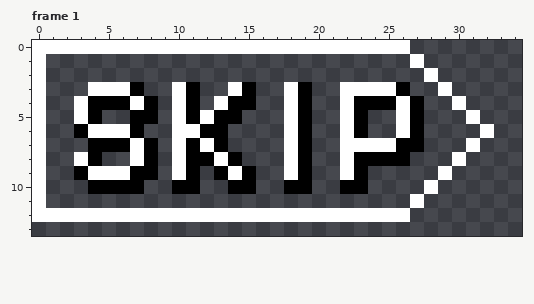
Pixel-art file: src/UI/Controls/SkipButton/skip-button.aseprite. The first picture shows the starting point.
35x14 pixels, 1 frame. Shown: frame 1. The commit also changed other frames, which this record leaves out.
After the commit:
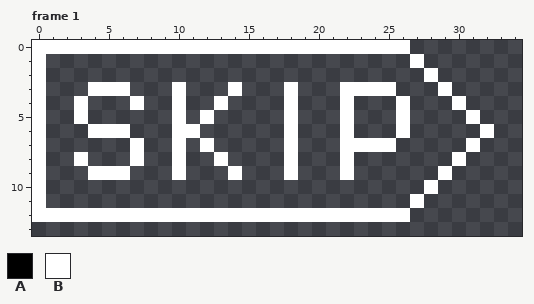
Palette (. is transparent): A #000000  B #ffffff
Edits made:
--- frame 1, layer "text"
@@ x 0..34 @@
  2 B...........................B......
- 3 B...BBBA..BA..BA..BA..BBBBA..B.....
- 4 B..BAAABA.BA.BAA..BA..BAAABA..B....
- 5 B..BA..AA.BABAA...BA..BA..BA...B...
- 6 B..ABBBA..BBAA....BA..BA..BA....B..
- 7 B...AAABA.BABA....BA..BBBBAA...B...
- 8 B..BA..BA.BAABA...BA..BAAAA...B....
- 9 B..ABBBAA.BA.ABA..BA..BA.....B.....
-10 B...AAAA..AA..AA..AA..AA....B......
+ 3 B...BBB...B...B...B...BBBB...B.....
+ 4 B..B...B..B..B....B...B...B...B....
+ 5 B..B......B.B.....B...B...B....B...
+ 6 B...BBB...BB......B...B...B.....B..
+ 7 B......B..B.B.....B...BBBB.....B...
+ 8 B..B...B..B..B....B...B.......B....
+ 9 B...BBB...B...B...B...B......B.....
+10 B...........................B......
 11 B..........................B.......
Changed places in both pictures, as pixel boxes (x1, y1, x2, y2):
erased: (74, 82, 424, 194)
